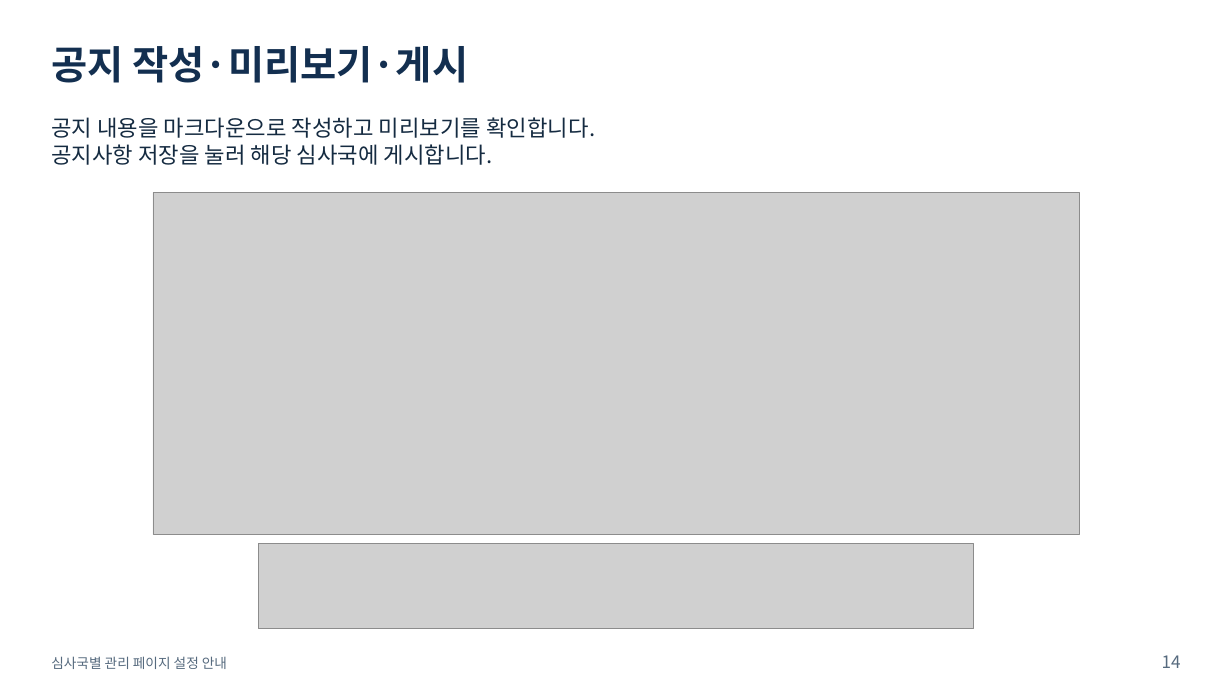
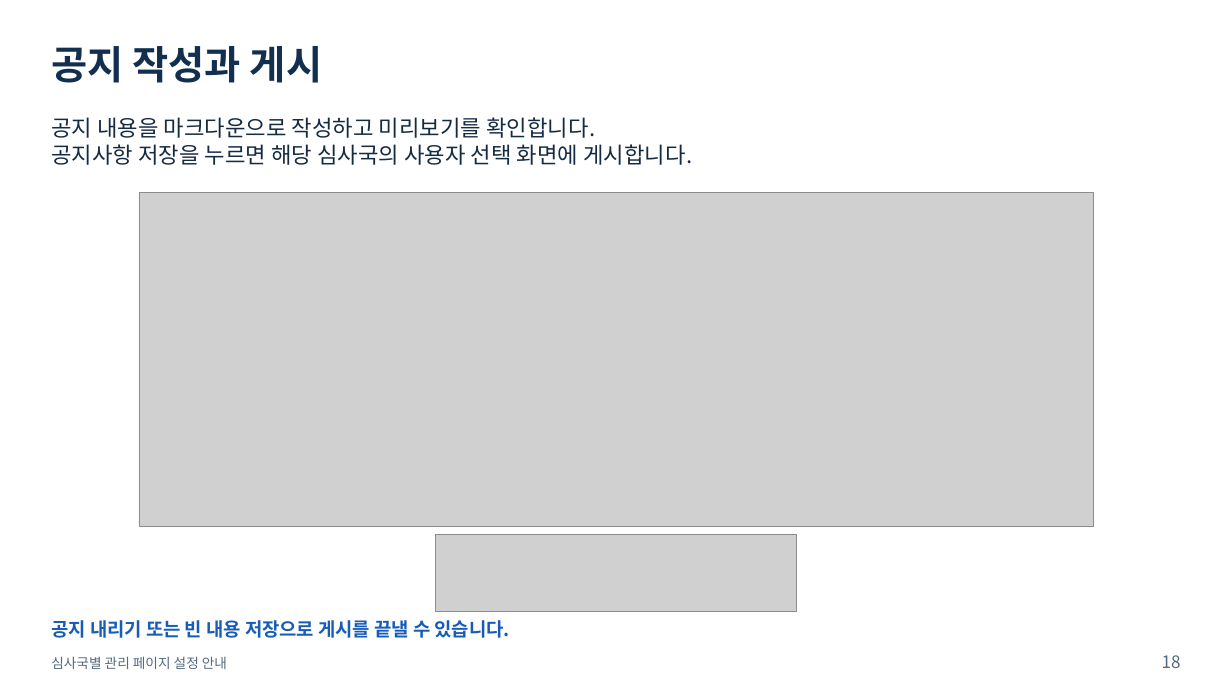
Before and after one commit to sohnjun96/PatentExamTools, a slide deck: slide 18 of docs/user-guides/심사국별_관리페이지_설정안내.pptx (slide 14 before the commit). Drawn at 1232x693 pixels with LibreOffice and Linux fonts; fonts in the diff are those of the drawing; grey boxes stand for pictures. Boxes give left, top, right and bottom in pixels: in the first picture for what was removed or moved away, otherwise in the second. Text is boxed around its words. In the diff, an @@ line names an element or a change of style, - is before the commit and + after.

```diff
--- a/docs/user-guides/심사국별_관리페이지_설정안내.pptx
+++ b/docs/user-guides/심사국별_관리페이지_설정안내.pptx
@@ text at [51,46,322,83]: text changed @@
-공지 작성·미리보기·게시
+공지 작성과 게시
@@ text at [51,144,692,165]: text changed @@
-공지사항 저장을 눌러 해당 심사국에 게시합니다.
+공지사항 저장을 누르면 해당 심사국의 사용자 선택 화면에 게시합니다.
@@ picture: place and size @@
-picture at [153,192,1078,535]
+picture at [139,192,1093,526]
@@ picture added at [435,535,797,612] @@
@@ picture removed at [258,543,973,628] @@
@@ text added at [51,620,510,638], 16.5 pt, text #165CB8, bold @@
+공지 내리기 또는 빈 내용 저장으로 게시를 끝낼 수 있습니다.
@@ text at [1162,655,1181,668]: text changed @@
-14
+18
```
Also in this commit, not shown: 15 other slides changed, 4 slides added, 1 other file.
